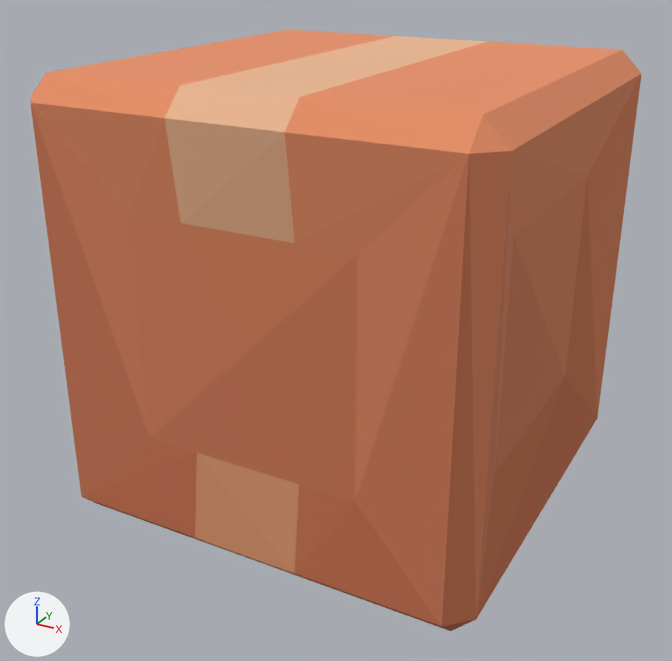
The glTF model client/public/models/props/box.glb: old version first, new version second.
The view is the same before and after, from a 50 mm camera at (0.676, -1.297, 0.908) aimed at (-0.013, -0.045, 0.282). Every picture has the same lights, and +X, +Y and +Z are marked at lower left. The older version comes first. Vertices at exactly the same position are counted once.
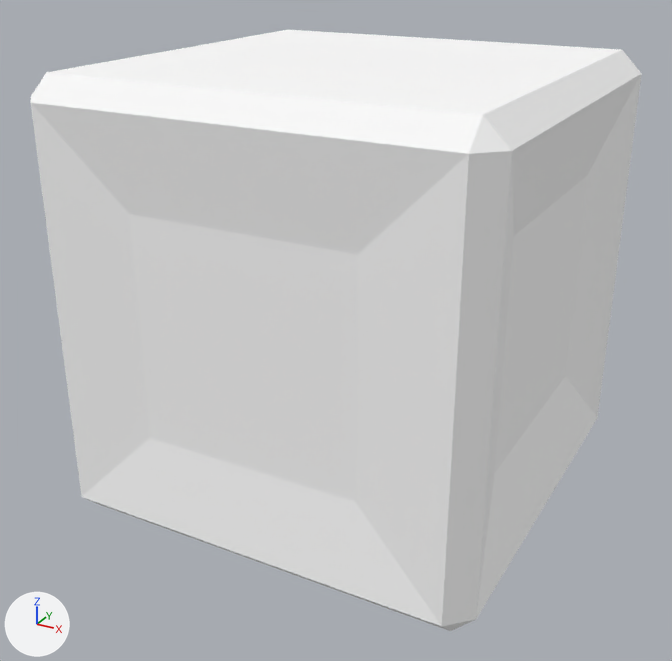
Changed parts and their boxes [x1, y1, x2, y2] in the pictures (672 x 661 px):
part 1 of me_box, recoloured (orange to white)
    both: [30, 30, 642, 631]
part 2 of me_box, recoloured (beige to white)
    both: [165, 36, 487, 243]

Edits to the bpy script that builds the scene:
```text
Change me_box:
    where me_box.from_pydata(...)  # 88 vertices, 124 faces; spans x -0.357..0.357, y -0.357..0.357, z 0.0..0.715
    used by ob_box; location = (0.0, 0.0, 0.0)
    me_box part 1: 114 faces centred in x -0.346..0.346, y -0.352..0.352, z 0.0..0.715 are repainted in the vertex colours; the middle colour goes from orange #cd7f58 to white #ffffff
    me_box part 2: 10 faces centred in x -0.03..0.03, y -0.352..0.352, z 0.584..0.715 are repainted in the vertex colours; the middle colour goes from beige #ecb791 to white #ffffff
```
